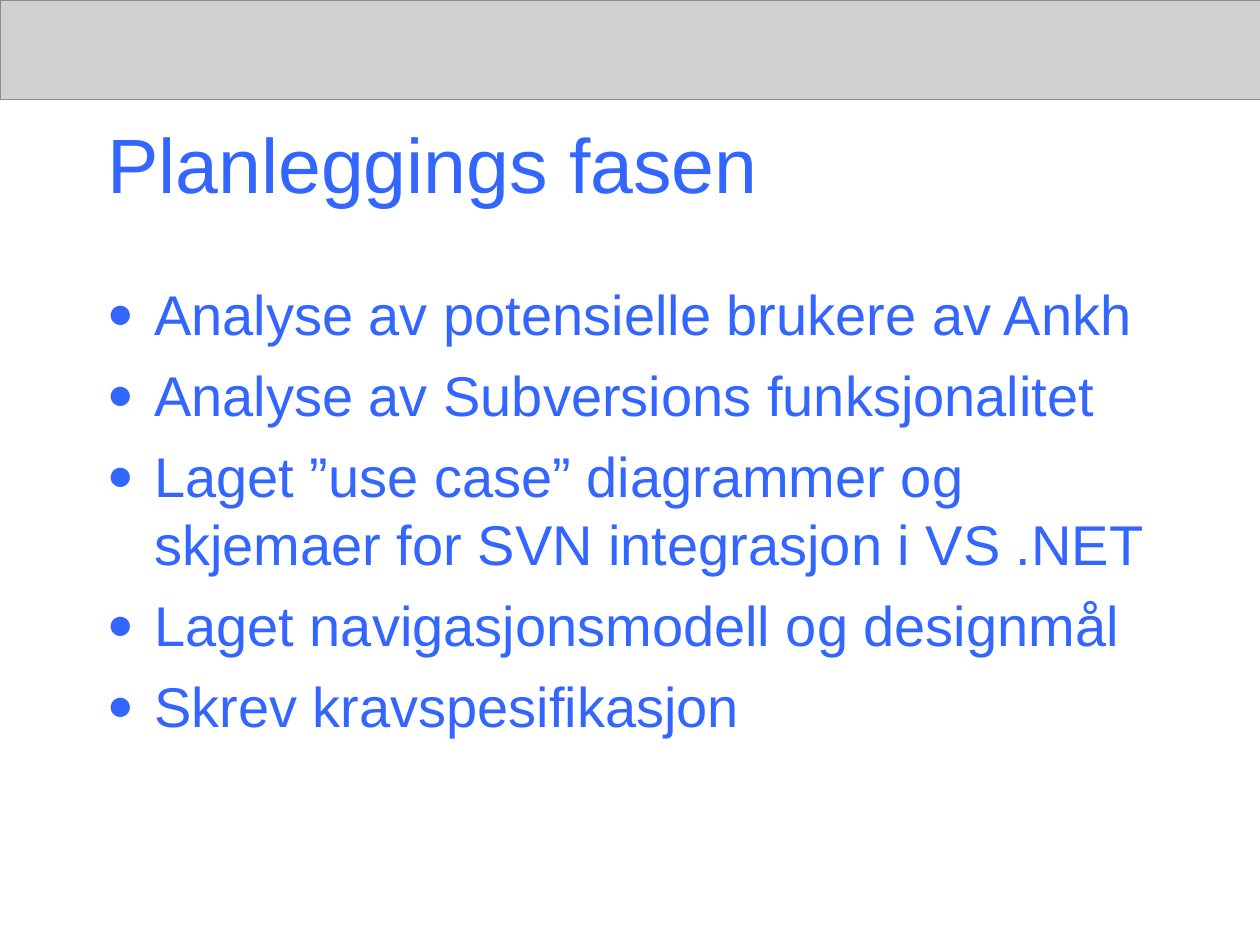
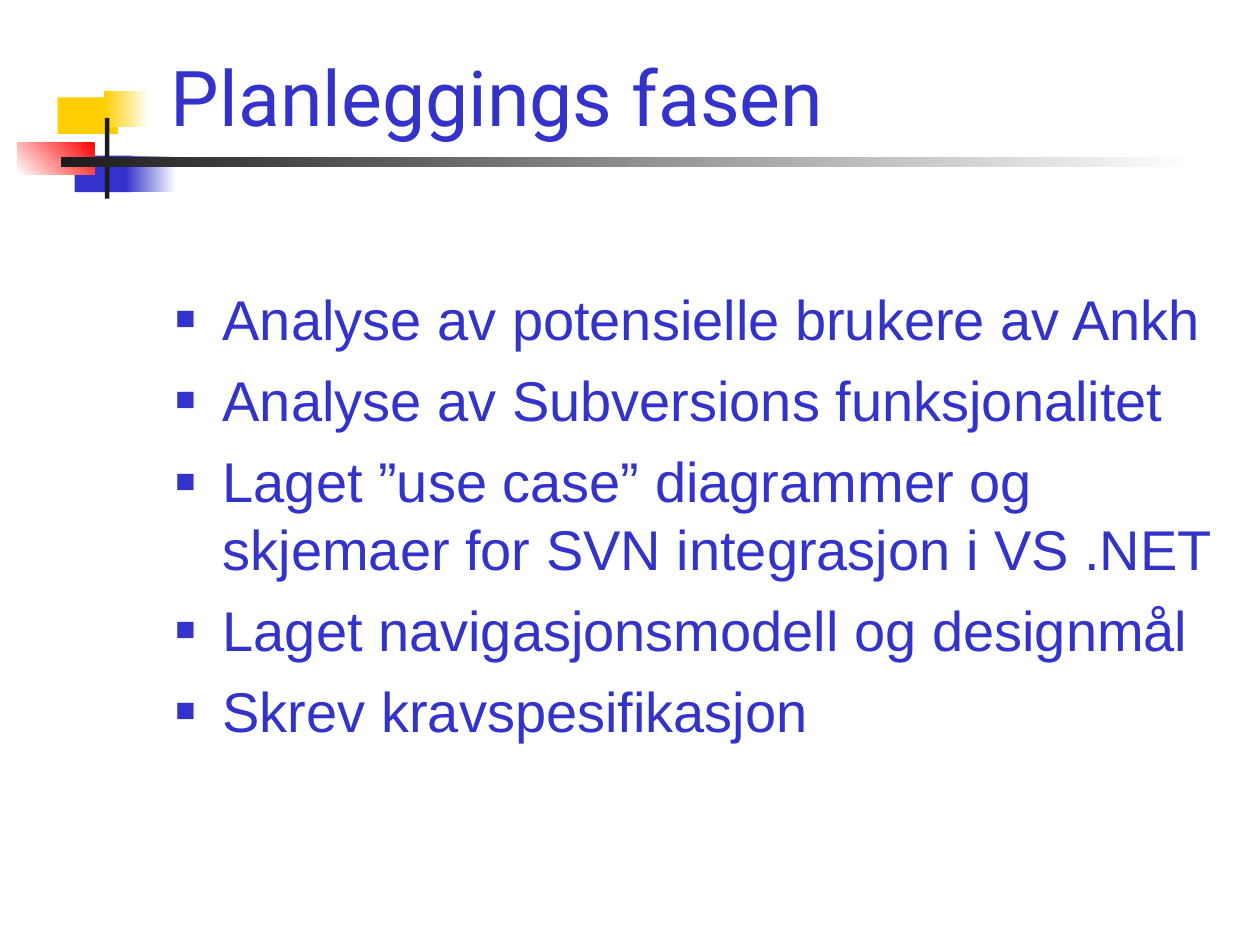
Before and after one commit to AnkhSVN/AnkhSVN, a slide deck: slide 16 of doc/powerpoint/Subversion_addin_for_VS.NET.ppt. Drawn at 1260x945 pixels with LibreOffice and Linux fonts; fonts in the diff are those of the drawing; grey boxes stand for pictures. Boxes give left, top, right and bottom in pixels: in the first picture for what was removed or moved away, otherwise in the second. Text is boxed around its words. In the diff, an @@ line names an element or a change of style, - is before the commit and + after.

Commit message:
* Changed the layout back to a template.   Change the template if you want to make changes such as font, colour, bg image. * Added image of the work schedule. * Removed the banner. * Changed some text, and fixed typos.

```diff
--- a/doc/powerpoint/Subversion_addin_for_VS.NET.ppt
+++ b/doc/powerpoint/Subversion_addin_for_VS.NET.ppt
@@ picture removed at [0,0,1260,100] @@
@@ title "Planleggings fasen": place and size @@
-title "Planleggings fasen" at [107,137,757,208]
+title "Planleggings fasen" at [171,67,824,142]
@@ title "Planleggings fasen" at [171,67,824,142]: font Arial to Roboto, text colour #3366FF to #3333CC; vertical alignment middle to bottom @@
@@ rectangle added at [58,97,118,134], fill #FFCF01 @@
@@ rectangle added at [105,91,150,127], fill gradient #FFFFFF to #FFCF01 @@
@@ rectangle added at [105,118,108,199], fill #1C1C1C @@
@@ rectangle added at [18,142,94,175], fill gradient #FF0000 to #FFFFFF @@
@@ rectangle added at [60,158,1194,168], fill gradient #FFFFFF to #1C1C1C @@
@@ rectangle added at [74,155,132,192], fill #3333CC @@
@@ rectangle added at [126,155,176,192], fill gradient #FFFFFF to #3333CC @@
@@ text "Analyse av potensielle brukere av ...": place and size @@
-text "Analyse av potensielle brukere av ..." at [154,294,1144,738]
+text "Analyse av potensielle brukere av ..." at [223,299,1212,743]
@@ text "Analyse av potensielle brukere av ..." at [223,299,1212,743]: text colour #3366FF to #3333CC; bullet ● to ■; bullet colour #3366FF to #3333CC @@
```
Also in this commit, not shown: 20 other slides changed, 1 slide added, 1 slide removed.
